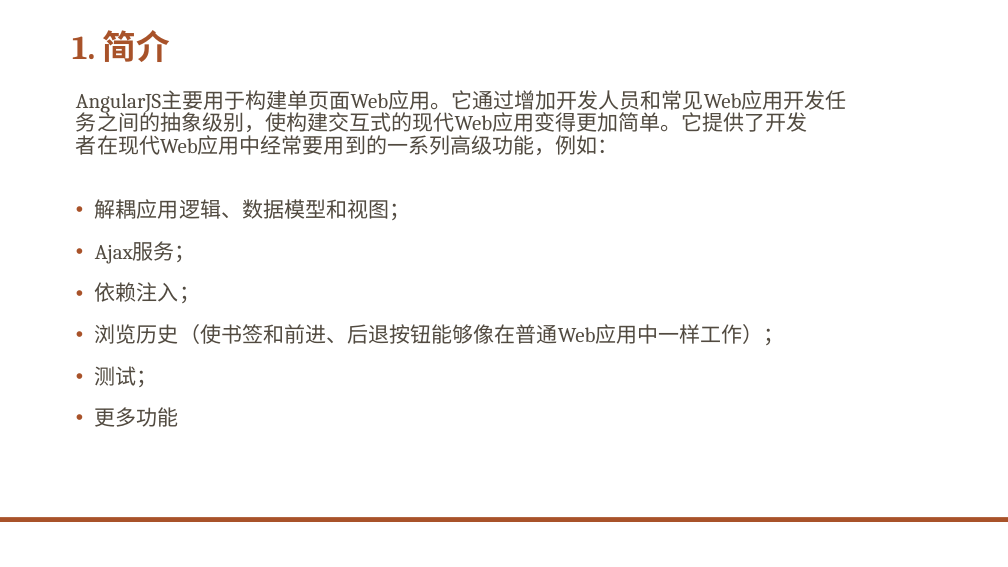
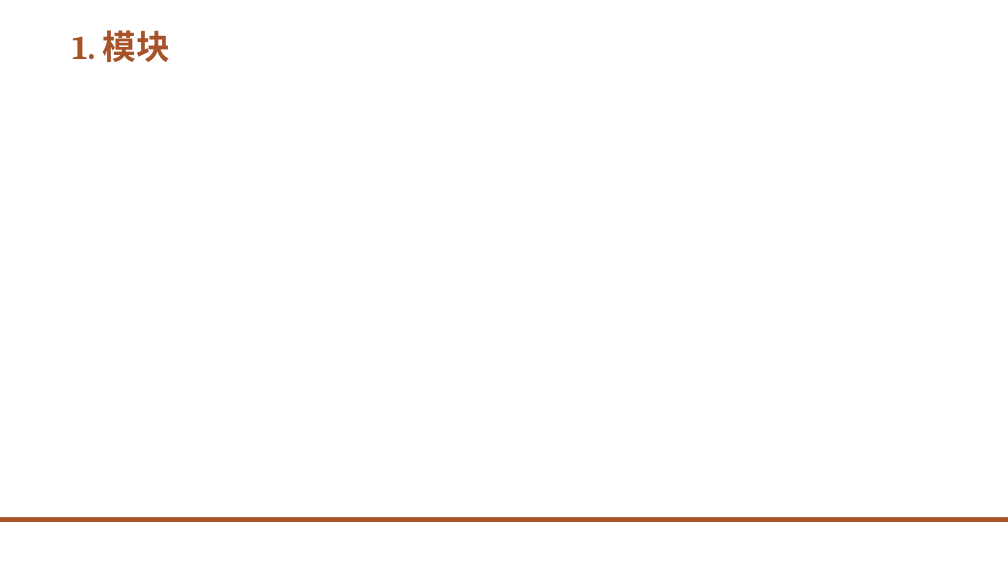
Before and after one commit to eventao/courseware, a slide deck: slide 3 of ppt/angular2/Angular2.pptx. Drawn at 1008x567 pixels with LibreOffice and Linux fonts; fonts in the diff are those of the drawing; background and template pictures are left out. Boxes give left, top, right and bottom in pixels: in the first picture for what was removed or moved away, otherwise in the second. Text is boxed around its words. In the diff, an @@ line names an element or a change of style, - is before the commit and + after.

```diff
--- a/ppt/angular2/Angular2.pptx
+++ b/ppt/angular2/Angular2.pptx
@@ title at [72,30,170,62]: text changed @@
-1. 简介
+1. 模块
@@ text removed at [76,90,847,427] @@
-AngularJS主要用于构建单页面Web应用。它通过增加开发人员和常见Web应用开发任务之间的抽象级别，使构建交互式的现代Web应用变得更加简单。它提供了开发
-者在现代Web应用中经常要用到的一系列高级功能，例如：
-• 解耦应用逻辑、数据模型和视图；
-• Ajax服务；
-• 依赖注入；
-• 浏览历史（使书签和前进、后退按钮能够像在普通Web应用中一样工作）；
-• 测试；
-• 更多功能
```
Also in this commit, not shown: 1 other slide changed, 1 other file.
